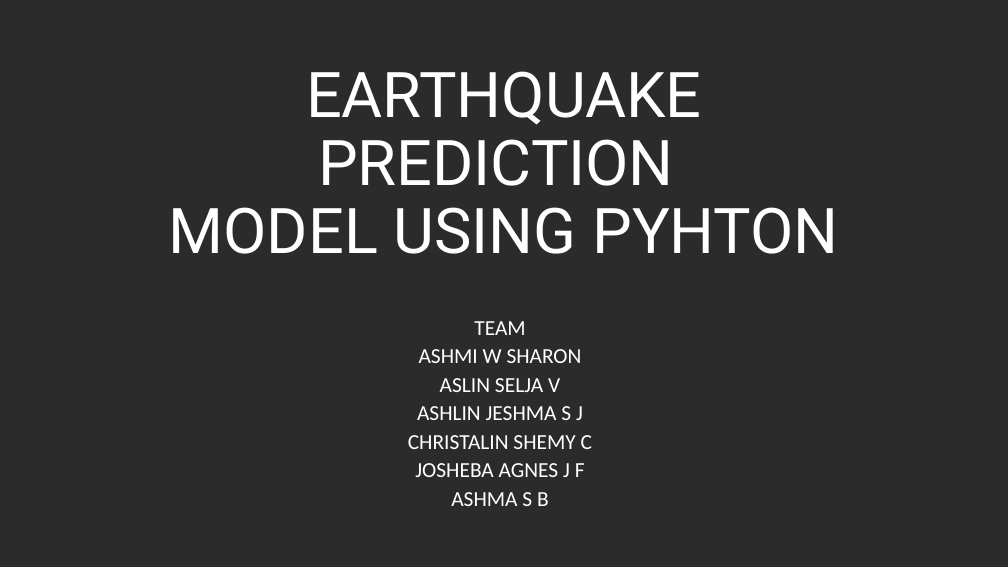
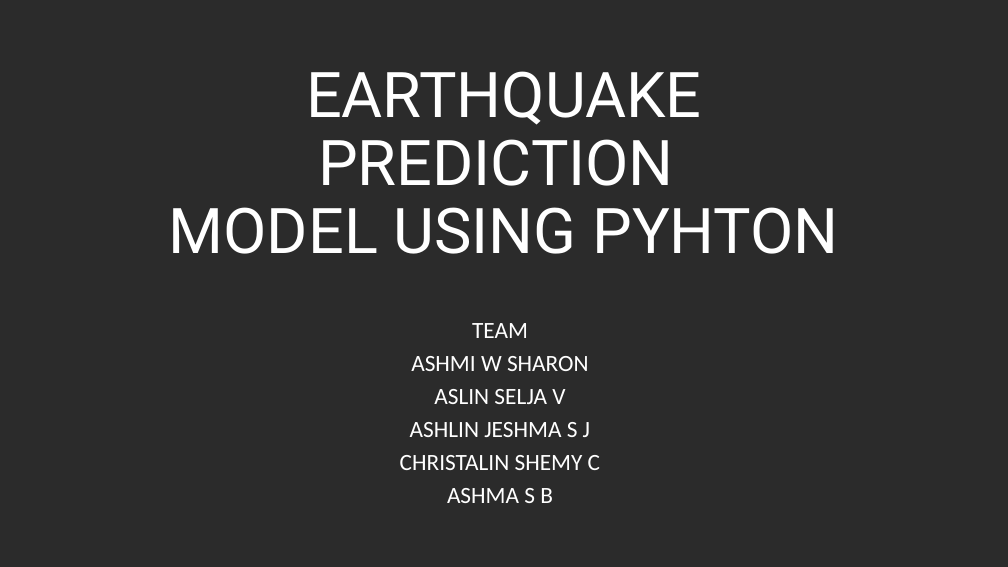
Before and after one commit to AshmiSharon/project-1, a slide deck: slide 1 of AI PHASE 3.pptx. Drawn at 1008x567 pixels with LibreOffice and Linux fonts; fonts in the diff are those of the drawing; background and template pictures are left out; a plain dark background stands for a picture behind light text. Boxes give left, top, right and bottom in pixels: in the first picture for what was removed or moved away, otherwise in the second. Text is boxed around its words. In the diff, an @@ line names an element or a change of style, - is before the commit and + after.

Commit message:
AI PHASE 3 PROJECT

```diff
--- a/AI PHASE 3.pptx
+++ b/AI PHASE 3.pptx
@@ subtitle "TEAM" at (400, 323, 600, 503): size 20.4 to 22.2 pt; line spacing 0.7 to 0.8 @@
@@ subtitle at (415, 463, 585, 477): paragraph removed @@
-JOSHEBA AGNES J F
```
